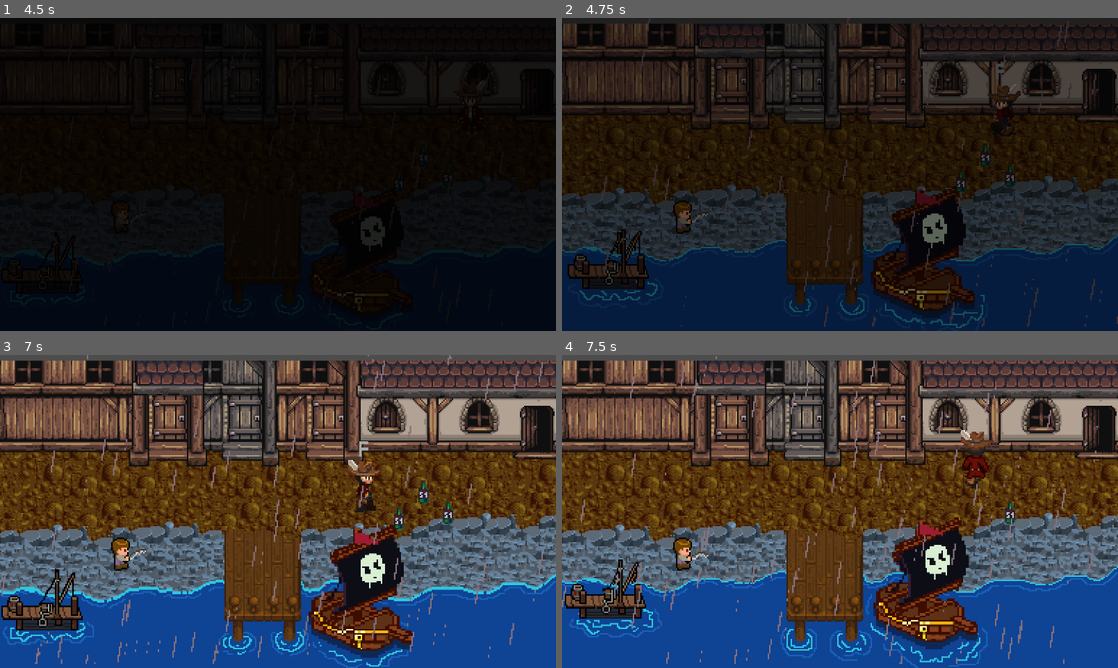
Above: before the commit, frames 1-4 (two rows, left to right).
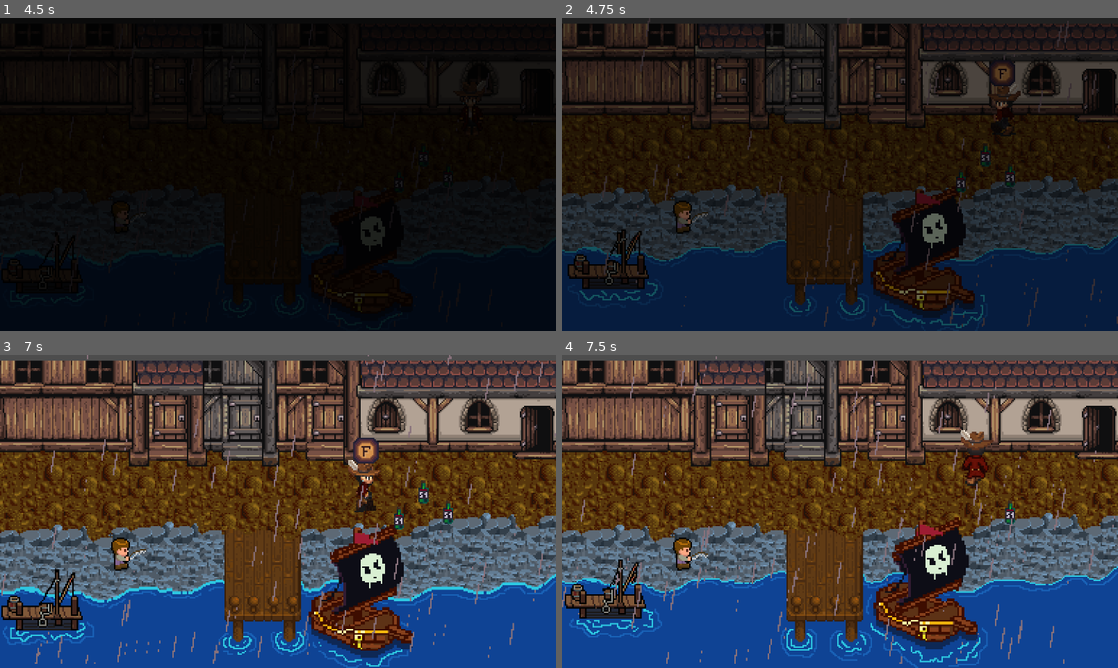
Above: after the commit, the same moments.

Repository: luuhkkj/Eyesland
Game: Godot game, scene res://Geral/ScriptGeral/menu.tscn
Two runs of this game, one before a commit and one after it. Both use one fixed random seed, a clock stepped at 60 frames per second and the inputs below. The engine's default icon, where the game draws it, is replaced by a stand-in: a white triangle on a blue panel in a dark square.
Inputs (mouse positions are in pixels of both pictures, inside the frame that each line leads up to):
- Up to frame 1 (4.5 s): click "Jogar" at 0.5 s; tap Enter (ui_accept) at 1.25, 1.52, 2.27, 3.77 s; move the mouse to (400, 158) at 1.27 s; hold D (right) 1.28-2.03 s; hold F (interagir) 1.28-2.03 s; move the mouse to (166, 190) at 2.02 s; hold S (down) 2.03-2.78 s; tap F (interagir) at 2.1, 3.05, 3.8 s; move the mouse to (333, 105) at 2.77 s; hold D (right) 2.78-3.53 s; hold Right mouse button (right_click) 2.78-3.53 s; move the mouse to (250, 237) at 3.52 s; hold W (up) 3.53-4.28 s; tap E (usar_item) at 3.6 s; move the mouse to (444, 221) at 4.27 s; hold A (left) from 4.28 s (still down); hold F (interagir) from 4.28 s (still down)
- Up to frame 2 (4.75 s): keep holding A (left); keep holding F (interagir); tap Enter (ui_accept) at 4.52 s
- Up to frame 3 (7 s): move the mouse to (111, 464) at 5.02 s; release F (interagir) at 5.03 s; tap F (interagir) at 5.1, 6.05, 6.8 s; tap Enter (ui_accept) at 5.27, 6.77 s; move the mouse to (305, 511) at 5.77 s; release A (left) at 5.78 s; hold S (down) 5.78-6.53 s; hold Right mouse button (right_click) 5.78-6.53 s; move the mouse to (194, 433) at 6.52 s; hold D (right) from 6.53 s (still down); tap E (usar_item) at 6.6 s
- Up to frame 4 (7.5 s): move the mouse to (962, 495) at 7.27 s; release D (right) at 7.28 s; hold W (up) from 7.28 s (still down); hold F (interagir) from 7.28 s (still down)

Frame 1 is identical in both runs. In frame 2, 0.3% of the frame differs, in the area x 77-82%, y 13-22%; in frame 3, 0.3%, in the area x 63-69%, y 26-35%; in frame 4, nothing differs.

Commit message:
feat: adiciona áudio de chuva, zona de interação e botão F
-Adiciona áudios ambientes de chuva e bardo (com arquivos .import) e integra às cenas de prólogo (Taverna e Porto) com AudioStreamPlayers em loop.
-Introduz zonainteracao.gd (com uid) e vincula às áreas interativas de NPCs na Taverna.
-Substitui o recurso antigo f-pixel-art.svg pela nova textura Geral/img/ButtonF.png e atualiza player.tscn para utilizá-la.
-Ajusta volumes/músicas, adiciona AudioStreamPlayer da Harpa e remove o SVG antigo, atualizando os caminhos de importação.

Diff:
--- a/Historia/Prologo/Taverna.tscn
+++ b/Historia/Prologo/Taverna.tscn
@@ -4,6 +4,7 @@
 [ext_resource type="Script" uid="uid://bjvgq3u1emaef" path="res://Historia/Prologo/balconista.gd" id="2_4uwyw"]
 [ext_resource type="PackedScene" uid="uid://borws0i4qaofy" path="res://Personagens/Flint/player.tscn" id="3_4uwyw"]
 [ext_resource type="Script" uid="uid://b2dc04vm6c6to" path="res://Historia/Prologo/bardessa.gd" id="4_axbf5"]
+[ext_resource type="Script" uid="uid://dk5yl56wpw55n" path="res://Historia/Prologo/zonainteracao.gd" id="4_w54p1"]
 [ext_resource type="PackedScene" uid="uid://cdcq8qjuagt7x" path="res://Geral/Elementos/Porta.tscn" id="4_xuhr5"]
 [ext_resource type="Texture2D" uid="uid://dmfsutrcos1eb" path="res://Cenarios/sheet MMOVIMENTO DA TAVERNA.png" id="5_xuhr5"]
 [ext_resource type="Texture2D" uid="uid://jrcflwg634s2" path="res://Cenarios/TAVERNA ELEMENTOS COM MOVIMENTO - SHEET.png" id="6_4uwyw"]
@@ -12,6 +13,8 @@
 [ext_resource type="AudioStream" uid="uid://bdub2ru7hfp50" path="res://Sonoro/Musicas/Pirate Tavern_spotdown.org.mp3" id="8_4bknw"]
 [ext_resource type="PackedScene" uid="uid://bvuiqvl1bge37" path="res://Geral/inventario/inventario.tscn" id="10_axbf5"]
 [ext_resource type="Script" uid="uid://ee40sap4118i" path="res://Historia/Prologo/canvas_layer.gd" id="11_ykmem"]
+[ext_resource type="AudioStream" uid="uid://bwobloit01oa4" path="res://Sonoro/Efeitos/chuva no interior da taverna.mp3" id="12_iormu"]
+[ext_resource type="AudioStream" uid="uid://b4forfogkkxeu" path="res://Sonoro/Efeitos/msc bardessa.mp3" id="15_emchu"]
 
 [sub_resource type="TileSetAtlasSource" id="TileSetAtlasSource_4uwyw"]
 texture = ExtResource("1_apfsn")
@@ -1386,6 +1389,7 @@
 shape = SubResource("CircleShape2D_j53vh")
 
 [node name="Interactable" type="Area2D" parent="NPCs/Balconista" unique_id=684373730]
+script = ExtResource("4_w54p1")
 
 [node name="CollisionShape2D" type="CollisionShape2D" parent="NPCs/Balconista/Interactable" unique_id=1768429527]
 position = Vector2(-17.25, 23)
@@ -1407,6 +1411,7 @@
 
 [node name="Interactable" type="Area2D" parent="NPCs/Bardessa" unique_id=2012274400]
 physics_interpolation_mode = 1
+script = ExtResource("4_w54p1")
 
 [node name="CollisionShape2D" type="CollisionShape2D" parent="NPCs/Bardessa/Interactable" unique_id=1471284137]
 physics_interpolation_mode = 1
@@ -1484,11 +1489,15 @@
 
 [node name="Musica" type="AudioStreamPlayer" parent="." unique_id=1756881310]
 stream = ExtResource("8_4bknw")
+volume_db = -21.37
+bus = &"Music"
+parameters/looping = true
+
+[node name="Chuva" type="AudioStreamPlayer" parent="." unique_id=1066224873]
+stream = ExtResource("12_iormu")
 autoplay = true
-bus = &"Music"
-
-[node name="EfeitoSonoro" type="AudioStreamPlayer" parent="." unique_id=1066224873]
 bus = &"Effects"
+parameters/looping = true
 
 [node name="CanvasLayer" type="CanvasLayer" parent="." unique_id=758525746]
 script = ExtResource("11_ykmem")
@@ -1496,6 +1505,13 @@
 [node name="Inventario" parent="CanvasLayer" unique_id=1227846004 instance=ExtResource("10_axbf5")]
 metadata/_edit_use_anchors_ = true
 
+[node name="Harpa" type="AudioStreamPlayer" parent="." unique_id=1091515836]
+stream = ExtResource("15_emchu")
+volume_db = -17.898
+autoplay = true
+bus = &"Effects"
+parameters/looping = true
+
 [connection signal="body_entered" from="NPCs/Balconista/Interactable" to="NPCs/Balconista" method="_on_interactable_body_entered"]
 [connection signal="body_exited" from="NPCs/Balconista/Interactable" to="NPCs/Balconista" method="_on_interactable_body_exited"]
 
--- a/Historia/Prologo/porto.tscn
+++ b/Historia/Prologo/porto.tscn
@@ -12,6 +12,7 @@
 [ext_resource type="Script" uid="uid://ce5ropuko6t4e" path="res://bebida_item.gd" id="10_uj4ns"]
 [ext_resource type="Texture2D" uid="uid://dfbne7j4ef6k3" path="res://Geral/img/PINGA.png" id="11_nqx5p"]
 [ext_resource type="Texture2D" uid="uid://0twvkvreoenp" path="res://Cenarios/Chuva.png" id="12_6m7kf"]
+[ext_resource type="AudioStream" uid="uid://cv0xr2p28o2ri" path="res://Sonoro/Efeitos/chuva lado de fora.mp3" id="13_48r7a"]
 
 [sub_resource type="TileSetAtlasSource" id="TileSetAtlasSource_rcbr0"]
 texture = ExtResource("1_a6g6w")
@@ -2290,5 +2291,11 @@
 libraries/ = SubResource("AnimationLibrary_7d8pw")
 autoplay = &"chuva"
 
+[node name="ChuvaPorto" type="AudioStreamPlayer" parent="." unique_id=2087826027]
+stream = ExtResource("13_48r7a")
+autoplay = true
+bus = &"Effects"
+parameters/looping = true
+
 [editable path="Doors/Door"]
 [editable path="Doors2/Door_"]
--- /dev/null
+++ b/Historia/Prologo/zonainteracao.gd
@@ -0,0 +1,5 @@
+extends Area2D
+
+func interact() -> void:
+	if get_parent().has_method("interact"):
+		get_parent().interact()
--- a/Personagens/Flint/player.tscn
+++ b/Personagens/Flint/player.tscn
@@ -6,7 +6,7 @@
 [ext_resource type="Script" uid="uid://47gh0avs6waa" path="res://Personagens/Flint/ScriptPlayer/player_state_machine.gd" id="3_btcbx"]
 [ext_resource type="Script" uid="uid://dqmyxkpwgx05e" path="res://Personagens/Flint/ScriptPlayer/state_idle.gd" id="4_gwnis"]
 [ext_resource type="Script" uid="uid://bsrd7qepohc02" path="res://Personagens/Flint/ScriptPlayer/state_walk.gd" id="5_k53q1"]
-[ext_resource type="Texture2D" uid="uid://cu0sk3w5b7r0t" path="res://f-pixel-art.svg" id="7_jggfa"]
+[ext_resource type="Texture2D" uid="uid://0fxeen4vh7n4" path="res://Geral/img/ButtonF.png" id="7_jggfa"]
 
 [sub_resource type="CircleShape2D" id="CircleShape2D_j53vh"]
 
@@ -215,7 +215,6 @@
 visible = false
 z_index = 50
 position = Vector2(1.5, -40)
-scale = Vector2(0.125, 0.18055555)
 texture = ExtResource("7_jggfa")
 
 [connection signal="area_entered" from="DetectArea" to="." method="_on_detect_area_area_entered"]
--- a/f-pixel-art.svg
+++ /dev/null
@@ -1 +0,0 @@
-<svg xmlns="http://www.w3.org/2000/svg" width="72" height="72" viewBox="0 0 72 72"><rect x="0" y="0" width="12" height="12" fill="#a8a8a8" /><rect x="12" y="0" width="12" height="12" fill="#a8a8a8" /><rect x="24" y="0" width="12" height="12" fill="#a8a8a8" /><rect x="36" y="0" width="12" height="12" fill="#a8a8a8" /><rect x="0" y="12" width="12" height="12" fill="#a8a8a8" /><rect x="0" y="24" width="12" height="12" fill="#a8a8a8" /><rect x="12" y="24" width="12" height="12" fill="#a8a8a8" /><rect x="24" y="24" width="12" height="12" fill="#a8a8a8" /><rect x="36" y="24" width="12" height="12" fill="#a8a8a8" /><rect x="0" y="36" width="12" height="12" fill="#a8a8a8" /><rect x="0" y="48" width="12" height="12" fill="#a8a8a8" /></svg>
Binary file added: Geral/img/ButtonF.png
Not shown, changed: Geral/img/ButtonF.png.import
Not shown, added: Historia/Prologo/zonainteracao.gd.uid
Not shown, added: Sonoro/Efeitos/chuva lado de fora.mp3.import
Not shown, added: Sonoro/Efeitos/chuva no interior da taverna.mp3.import
Not shown, added: Sonoro/Efeitos/msc bardessa.mp3.import
Not shown, added: Sonoro/Efeitos/chuva lado de fora.mp3
Not shown, added: Sonoro/Efeitos/chuva no interior da taverna.mp3
Not shown, added: Sonoro/Efeitos/msc bardessa.mp3
